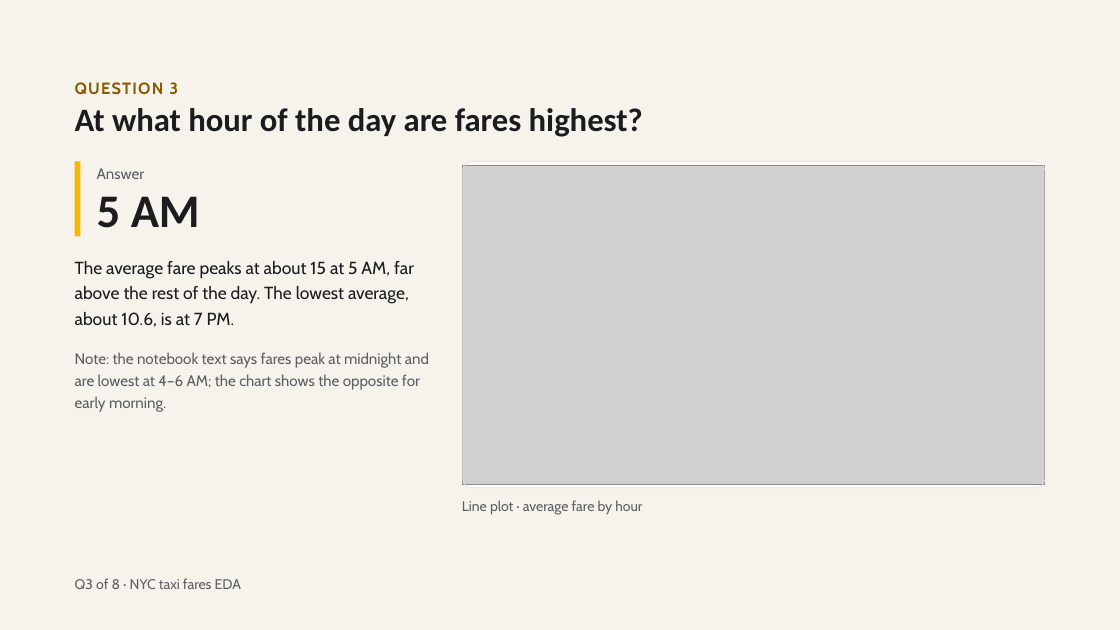
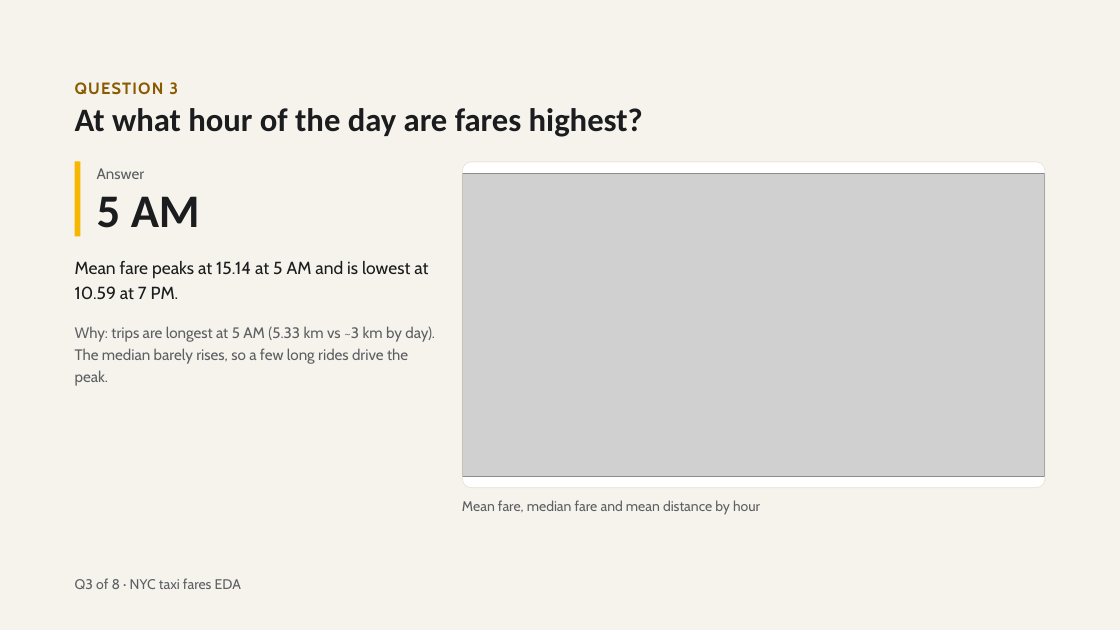
Before and after one commit to Youssef57-T/Cellula-Internship-MlEngineer, a slide deck: slide 8 of NYC Taxi Fares — 8 Questions.pptx (slide 7 before the commit). Drawn at 1120x630 pixels with LibreOffice and Linux fonts; fonts in the diff are those of the drawing; grey boxes stand for pictures. Boxes give left, top, right and bottom in pixels: in the first picture for what was removed or moved away, otherwise in the second. Text is boxed around its words. In the diff, an @@ line names an element or a change of style, - is before the commit and + after.

```diff
--- a/NYC Taxi Fares — 8 Questions.pptx
+++ b/NYC Taxi Fares — 8 Questions.pptx
@@ picture: place and size @@
-picture at [463, 166, 1045, 485]
+picture at [463, 173, 1045, 476]
@@ text at [75, 261, 428, 300]: text changed @@
-The average fare peaks at about 15 at 5 AM, far above the rest of the day. The lowest average, about 10.6, is at 7 PM.
+Mean fare peaks at 15.14 at 5 AM and is lowest at 10.59 at 7 PM.
@@ text at [75, 326, 435, 386]: text changed @@
-Note: the notebook text says fares peak at midnight and are lowest at 4–6 AM; the chart shows the opposite for early morning.
+Why: trips are longest at 5 AM (5.33 km vs ~3 km by day). The median barely rises, so a few long rides drive the peak.
@@ text at [462, 500, 760, 515]: text changed @@
-Line plot · average fare by hour
+Mean fare, median fare and mean distance by hour
```
Also in this commit, not shown: 9 other slides changed, 2 slides added, 1 slide removed.
